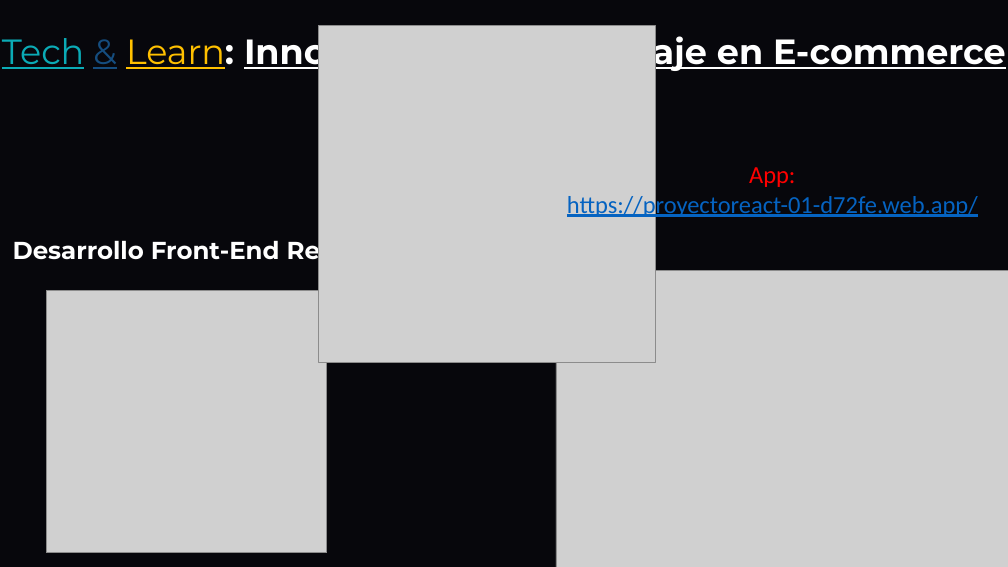
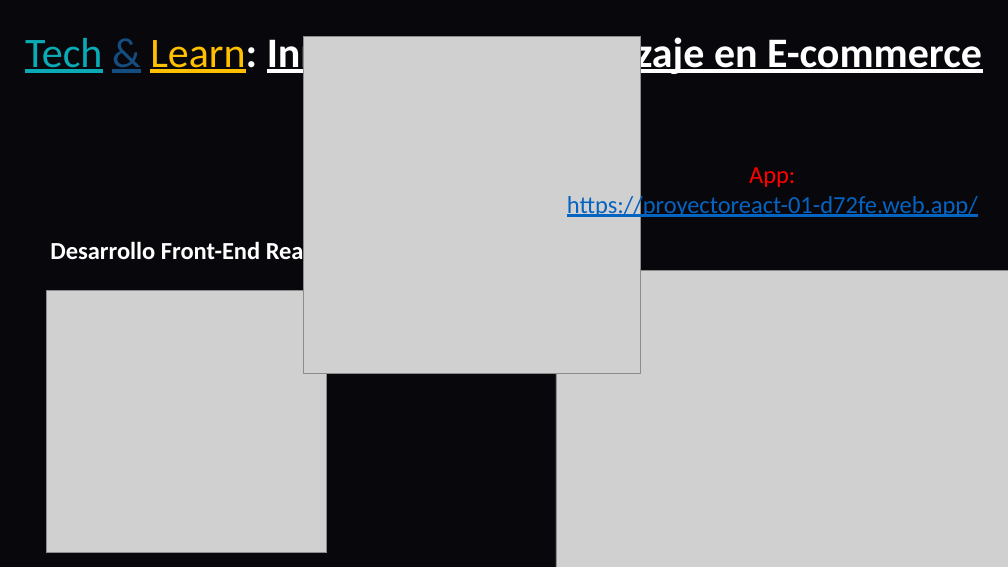
Before and after one commit to DavidCorredorMiguel/proyectogrupo2, a slide deck: slide 1 of Tech-and-Learn-Innovacion-y-Aprendizaje-en-E-commerce (1).pptx. Drawn at 1008x567 pixels with LibreOffice and Linux fonts; fonts in the diff are those of the drawing; grey boxes stand for pictures; background and template pictures are left out. Boxes give left, top, right and bottom in pixels: in the first picture for what was removed or moved away, otherwise in the second. Text is boxed around its words. In the diff, an @@ line names an element or a change of style, - is before the commit and + after.

```diff
--- a/Tech-and-Learn-Innovacion-y-Aprendizaje-en-E-commerce (1).pptx
+++ b/Tech-and-Learn-Innovacion-y-Aprendizaje-en-E-commerce (1).pptx
@@ text "Tech & Learn: Innovación y ..." at bbox=[25, 32, 982, 77]: size 40 to 48 pt, font Montserrat to Calibri @@
@@ picture: place and size @@
-picture at bbox=[318, 25, 655, 362]
+picture at bbox=[304, 37, 641, 374]
@@ text "Desarrollo Front-End React" at bbox=[50, 239, 323, 265]: font Montserrat to Calibri @@
```
Also in this commit, not shown: 12 other slides changed, 3 slides removed, 2 other files.
